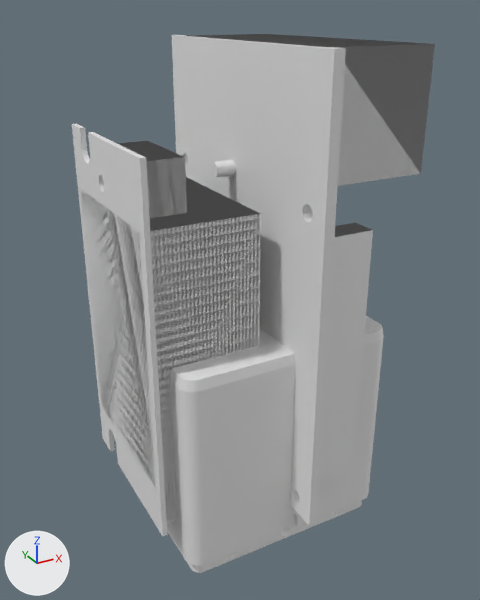
Two versions of the Blender file model/camera.blend, one commit apart.
Rendered twice from a camera (50 mm lens) standing at (-60.6, -111.2, 92.3) and looking at (1.4, 1.5, 35.9). The axes (+X, +Y, +Z) are drawn at lower left. The lights are the same throughout. The same objects are shown in both versions, whatever each file hides.

Before the edit, the objects in view are built like this:
```python
ob_back = bpy.data.objects.new('back', me_back_long)
ob_back.parent = ob_camera
ob_back.location = (0.0, -0.00371, 15.61)
ob_back.rotation_euler = (3.142, 0.0, -1.571)  # degrees (180, 0, -90)
ob_pi = bpy.data.objects.new('Pi', me_pi)
ob_pi.location = (1.0, 0.0, 0.0)
ob_pi_pins = bpy.data.objects.new('pi.pins', me_cube_006)
ob_pi_pins.parent = ob_pi
ob_pi_pins.location = (2.0, -24.0, 7.5)
ob_pi_usb = bpy.data.objects.new('pi.usb', me_cube_007)
ob_pi_usb.parent = ob_pi
ob_pi_usb.location = (2.0, 0.0, 87.0)
ob_punch_mount_5_1 = bpy.data.objects.new('punch-mount-5.1', me_cylinder_002)
ob_punch_mount_5_1.location = (1.482, 20.12, 33.48)
ob_punch_mount_5_1.rotation_euler = (1.571, 0.0, 0.0)  # degrees (90, 0, 0)
ob_punch_supply_2 = bpy.data.objects.new('punch.supply.2', me_cylinder_008)
ob_punch_supply_2.parent = ob_punch_pi
ob_punch_supply_2.location = (1.0, 2.0, 64.0)
ob_punch_supply_2.rotation_euler = (0.0, 1.571, 0.0)  # degrees (0, 90, 0)
ob_punch_supply_2.scale = (1.5, 1.5, 5.0)
ob_supply = bpy.data.objects.new('supply', me_supply)
ob_supply.location = (-26.1, 0.0, 0.0)
ob_supply.rotation_euler = (0.0, 0.0, 3.142)  # degrees (0, 0, 180)
ob_supply_add_3 = bpy.data.objects.new('supply.add.3', me_cube_011)
ob_supply_add_3.parent = ob_supply
ob_supply_add_3.location = (1.0, -5.241, 72.0)
# also in view: 'supply.add.1' at (-15.1, 0.0, 35.0)
```
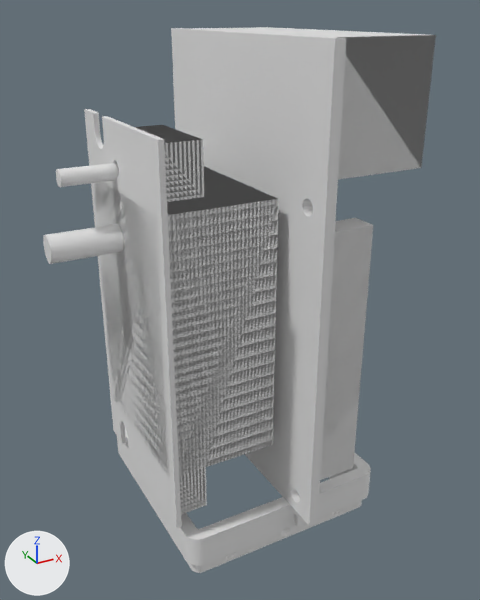
The change, as a list of edits to the scene's bpy script:
```text
Change me_pi:
    where me_pi.from_pydata(...)  # 320 vertices, 155 faces, 10 loose edges; spans x -1.0..21.0, y -29.0..29.0, z 0.0..87.0
    used by ob_pi; location = (1.0, 0.0, 0.0)
    me_pi part 1: the whole mesh is moved by (1.0, 0.0, 0.0)
Change me_back_long:
    used by ob_back; parent = ob_camera; location = (0.0, -0.00371, 15.61); rotation_euler = (3.142, 0.0, -1.571), in degrees (180, 0, -90)
    remove me_back_long.from_pydata(...)  # 1326 vertices, 2549 faces; spans x -22.3..22.2, y -22.3..22.2, z -18.9..25.3
    add me_back_long.from_pydata(...)  # 1340 vertices, 2362 faces; spans x -22.3..22.2, y -22.3..22.2, z 15.6..25.3
    me_back_long part 2: 186 vertices removed from x -22.3..22.2, y -22.3..22.2, z -18.9..5.2; 200 vertices added at x -22.3..22.2, y -22.3..22.2, z 15.6
Change ob_punch_supply_2:
    ob_punch_supply_2.location: (1.0, 2.0, 64.0) -> (-28.83, 1.0, 66.0)
Change ob_supply:
    ob_supply.location: (-26.1, 0.0, 0.0) -> (-24.1, -2.3, 2.9)
Change ob_pi:
    ob_pi.location: (1.0, 0.0, 0.0) -> (0.0, 0.0, 0.0)
    ob_pi.scale: (1.0, 1.0, 1.0) -> (1.0, 1.0, 1.02)
Change ob_pi_usb:
    ob_pi_usb.matrix_parent_inverse: Matrix(((1.0, 0.0, 0.0, -1.0), (0.0, 1.0, 0.0, 0.0), (0.0, 0.0, 1.0, 0.0), (0.0, 0.0, 0.0, 1.0))) -> Matrix(((1.0, 0.0, 0.0, -7.09), (0.0, 1.0, 0.0, 0.0), (0.0, 0.0, 0.985, -2.837), (0.0, 0.0, 0.0, 1.0)))
    ob_pi_usb.location: (2.0, 0.0, 87.0) -> (9.09, 0.0, 91.23)
    ob_pi_usb.scale: (1.0, 1.0, 1.0) -> (1.0, 1.0, 1.02)
Change ob_pi_pins:
    ob_pi_pins.matrix_parent_inverse: Matrix(((1.0, 0.0, 0.0, -1.0), (0.0, 1.0, 0.0, 0.0), (0.0, 0.0, 1.0, 0.0), (0.0, 0.0, 0.0, 1.0))) -> Matrix(((1.0, 0.0, 0.0, -7.09), (0.0, 1.0, 0.0, 0.0), (0.0, 0.0, 0.985, -2.837), (0.0, 0.0, 0.0, 1.0)))
    ob_pi_pins.location: (2.0, -24.0, 7.5) -> (9.09, -24.0, 10.5)
    ob_pi_pins.scale: (1.0, 1.0, 1.0) -> (1.0, 1.0, 1.02)
Change ob_punch_mount_5_1:
    ob_punch_mount_5_1.location: (1.482, 20.12, 33.48) -> (-12.08, 0.955, 53.86)
    ob_punch_mount_5_1.rotation_euler: (1.571, 0.0, 0.0) -> (1.571, 0.0, 1.571)  # degrees (90, 0, 0) -> degrees (90, 0, 90)
```

Pixel boxes [x1, y1, x2, y2] of what changed, in the pictures (480 x 600 px; the box of a moved part takes in the faces that stretch with it):
'Pi', moved, rescaled: before [172, 34, 435, 525]; after [171, 27, 436, 525]
'supply', moved: before [72, 124, 261, 536]; after [84, 109, 278, 528]
'back', reshaped: before [167, 316, 384, 573]; after [117, 427, 371, 573]
'supply.add.1', reshaped: before [81, 177, 261, 488]; after [94, 168, 278, 478]
'pi.usb', reshaped, moved, rescaled: before [186, 34, 435, 186]; after [337, 35, 436, 179]
'pi.pins', reshaped, moved, rescaled: before [335, 230, 371, 237]; after [320, 218, 373, 478]
'punch-mount-5.1', moved, turned (not visible before): after [43, 224, 124, 264]
'punch.supply.2', moved: before [210, 160, 236, 178]; after [56, 163, 118, 187]
'supply.add.3', reshaped: before [124, 141, 187, 217]; after [138, 125, 203, 142]
part 2 of me_back_long, moved or reshaped: before [167, 316, 384, 555]; after [117, 427, 371, 555]
